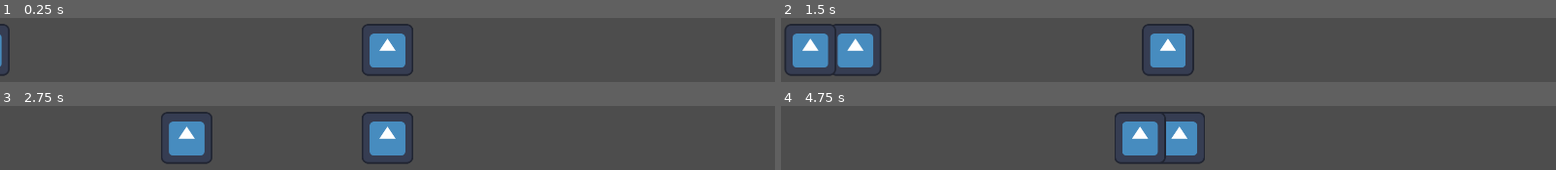
Above: before the commit, frames 1-4 (two rows, left to right).
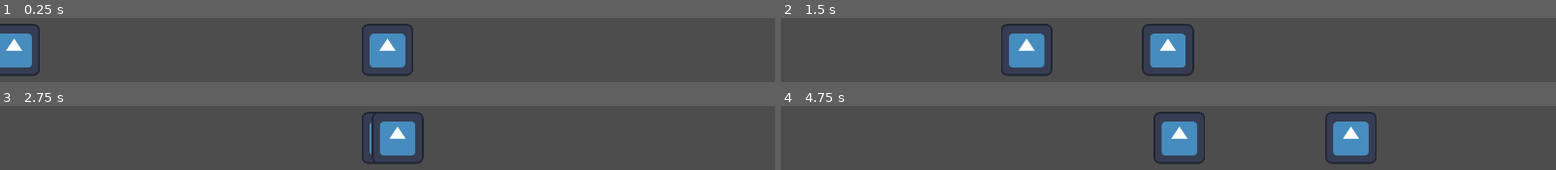
Above: after the commit, the same moments.

Repository: Jam-n-Bees/Garden-Guardian
Game: Godot game, scene res://MainScene.tscn
Two runs of this game, one before a commit and one after it. Both use one fixed random seed, a clock stepped at 60 frames per second and the inputs below. The engine's default icon, where the game draws it, is replaced by a stand-in: a white triangle on a blue panel in a dark square.
Inputs (mouse positions are in pixels of both pictures, inside the frame that each line leads up to):
- Up to frame 1 (0.25 s): no input
- Up to frame 2 (1.5 s): move the mouse to (outside the picture) at 0.52 s; press the mouse at (outside the picture) at 0.53 s; move the mouse to (outside the picture) at 1.27 s; release the mouse at (outside the picture) at 1.28 s; right-click (outside the picture) at 1.35 s
- Up to frame 3 (2.75 s): move the mouse to (outside the picture) at 2.02 s; press the mouse at (outside the picture) at 2.03 s
- Up to frame 4 (4.75 s): move the mouse to (1129, 139) at 2.77 s; release the mouse at (1129, 139) at 2.78 s; right-click (1129, 139) at 2.85 s; move the mouse to (1401, 118) at 3.52 s; press the mouse at (1401, 118) at 3.53 s; move the mouse to (outside the picture) at 4.27 s; release the mouse at (outside the picture) at 4.28 s; right-click (outside the picture) at 4.35 s

The runs differ from the first frame. In frame 1, 2.6% of the frame differs, in the area x 0-6%, y 9-91%; in frame 2, 9.6%, in the area x 0-36%, y 9-91%; in frame 3, 5.3%; in frame 4, 6.7%.

Commit message:
Added knockout function
As of right now, sets the 'knocked_out' bool to true, (also being knocked out stops the constant moving towards the player)
The function also rotates and yeets the goon away to their respective side

Diff:
--- a/goons/goon_scripts/goon_class.gd
+++ b/goons/goon_scripts/goon_class.gd
@@ -15,11 +15,21 @@
 var slow_down : float = 1
 var speed_up_delay : float = 1
 
+var knocked_out := false
+
+var global_variables := load("res://resources/global_variables/global_variables.tres")
+
 func _process(delta: float) -> void:
-	if goon_approach == Incoming.RIGHT:
-		self.position.x -= delta*base_speed*slow_down
-	if goon_approach == Incoming.LEFT:
-		self.position.x += delta*base_speed*slow_down
+	if knocked_out == false:
+		if goon_approach == Incoming.RIGHT:
+			self.position.x -= delta*base_speed*slow_down
+		if goon_approach == Incoming.LEFT:
+			self.position.x += delta*base_speed*slow_down
+	else:
+		pass
+
+func _ready() -> void:
+	pass
 
 func pause():
 	slow_down = 0
@@ -27,5 +37,17 @@
 	var accelerate = create_tween()
 	accelerate.tween_property(self,"slow_down",1,1.5)
 
-func _ready() -> void:
-	pause()
+func knockout():
+	knocked_out = true
+	var rotate = create_tween()
+	var nyoom = create_tween()
+	if goon_approach == Incoming.RIGHT:
+		var target_x = global_variables.player_pos_x + 1000
+		var target := Vector2(target_x, -100)
+		rotate.tween_property(self,"rotation_degrees",3000,3)
+		nyoom.tween_property(self,"position", target, 1)
+	if goon_approach == Incoming.LEFT:
+		var target_x = global_variables.player_pos_x - 1000
+		var target := Vector2(target_x, -100)
+		rotate.tween_property(self,"rotation_degrees",-3000,3)
+		nyoom.tween_property(self,"position", target, 1)
--- a/player.gd
+++ b/player.gd
@@ -3,7 +3,7 @@
 var attack_cooldown_stat := 3
 var attack_cooldown_time : float
 @onready var attack_on_cooldown := false
-
+var global_variables := load("res://resources/global_variables/global_variables.tres")
 
 func _process(delta: float) -> void:
 	if attack_on_cooldown == true:
@@ -11,6 +11,8 @@
 			attack_on_cooldown = false
 		else:
 			attack_cooldown_time -= (1*delta)
+	global_variables.player_pos_x = self.position.x
+	global_variables.player_pos_y = self.position.y
 
 func _input(event: InputEvent) -> void:
 	if attack_on_cooldown == false:
--- /dev/null
+++ b/resources/global_variables/global_variables.gd
@@ -0,0 +1,4 @@
+extends Resource
+
+var player_pos_x
+var player_pos_y
--- /dev/null
+++ b/resources/global_variables/global_variables.tres
@@ -0,0 +1,6 @@
+[gd_resource type="Resource" load_steps=2 format=3 uid="uid://dtg23v466h8ip"]
+
+[ext_resource type="Script" uid="uid://ca5iolpic40o2" path="res://resources/global_variables/global_variables.gd" id="1_fkm08"]
+
+[resource]
+script = ExtResource("1_fkm08")
Not shown, added: resources/global_variables/global_variables.gd.uid
